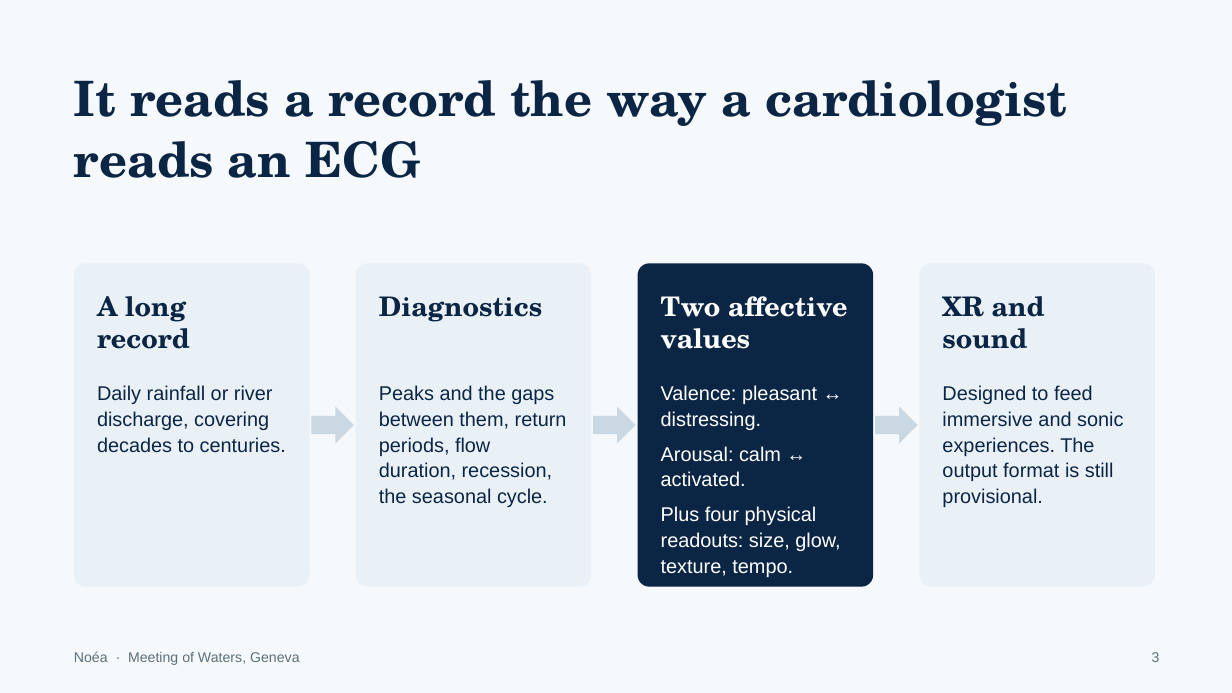
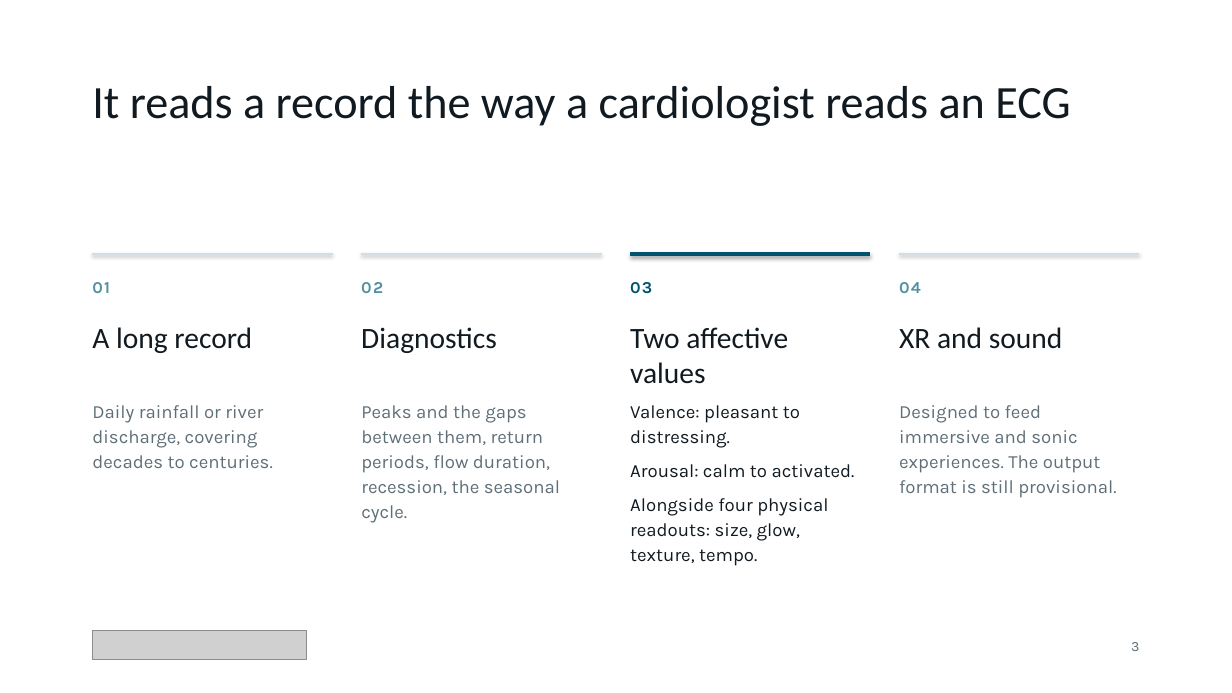
Before and after one commit to qintheory/noea, a slide deck: slide 3 of docs/noea-introduction.pptx. Drawn at 1232x693 pixels with LibreOffice and Linux fonts; fonts in the diff are those of the drawing; grey boxes stand for pictures. Boxes give left, top, right and bottom in pixels: in the first picture for what was removed or moved away, otherwise in the second. Text is boxed around its words. In the diff, an @@ line names an element or a change of style, - is before the commit and + after.

```diff
--- a/docs/noea-introduction.pptx
+++ b/docs/noea-introduction.pptx
@@ background #F6F9FB to #FFFFFF @@
@@ text "It reads a record the ...": place and size @@
-text "It reads a record the ..." at box(74, 80, 1067, 178)
+text "It reads a record the ..." at box(92, 86, 1070, 126)
@@ text "It reads a record the ..." at box(92, 86, 1070, 126): size 38 to 36 pt, font TeX Gyre Schola to Calibri, text colour #0B2545 to #111A20, bold off @@
@@ rounded rectangle removed at box(74, 263, 310, 587) @@
@@ line added from (92, 254) to (333, 254), #D3DDE2 1.25 pt @@
@@ rounded rectangle removed at box(356, 263, 592, 587) @@
@@ line added from (361, 254) to (602, 254), #D3DDE2 1.25 pt @@
@@ line added from (630, 254) to (871, 254), #00526F 3 pt @@
@@ rounded rectangle removed at box(638, 263, 873, 587) @@
@@ line added from (899, 254) to (1140, 254), #D3DDE2 1.25 pt @@
@@ rounded rectangle removed at box(920, 263, 1155, 587) @@
@@ text added at box(92, 282, 110, 293), 13 pt, text #5390A2, bold @@
+01
@@ text added at box(361, 282, 383, 293), 13 pt, text #5390A2, bold @@
+02
@@ text added at box(630, 282, 652, 294), 13 pt, text #00526F, bold @@
+03
@@ text added at box(899, 282, 921, 293), 13 pt, text #5390A2, bold @@
+04
@@ size 21 to 23 pt, font TeX Gyre Schola to Calibri, text colour #0B2545 to #111A20, bold off in 3 elements at box(361, 327, 497, 353), box(899, 327, 1063, 349), box(92, 327, 252, 353) @@
@@ text "A long record": place and size @@
-text "A long record" at box(97, 296, 190, 349)
+text "A long record" at box(92, 327, 252, 353)
@@ text "Diagnostics": place and size @@
-text "Diagnostics" at box(379, 296, 542, 322)
+text "Diagnostics" at box(361, 327, 497, 353)
@@ text "Two affective values": place and size @@
-text "Two affective values" at box(661, 296, 848, 349)
+text "Two affective values" at box(630, 327, 788, 384)
@@ text "Two affective values" at box(630, 327, 788, 384): size 21 to 23 pt, font TeX Gyre Schola to Calibri, text colour #FFFFFF to #111A20, bold off @@
@@ text "XR and sound": place and size @@
-text "XR and sound" at box(942, 296, 1045, 349)
+text "XR and sound" at box(899, 327, 1063, 349)
@@ text "Daily rainfall or river discharge, ...": place and size @@
-text "Daily rainfall or river discharge, ..." at box(97, 385, 286, 453)
+text "Daily rainfall or river discharge, ..." at box(92, 405, 273, 468)
@@ right arrow removed at box(311, 407, 354, 444) @@
@@ text "Peaks and the gaps between ...": place and size @@
-text "Peaks and the gaps between ..." at box(379, 385, 567, 507)
+text "Peaks and the gaps between ..." at box(361, 405, 560, 523)
@@ right arrow removed at box(593, 407, 636, 444) @@
@@ text at box(630, 405, 855, 566): text changed; size 15.5 to 14.5 pt; font Arial to Karla; text colour #FFFFFF to #111A20 @@
-Valence: pleasant ↔ distressing.
-Arousal: calm ↔ activated.
-Plus four physical readouts: size, glow, texture, tempo.
+Valence: pleasant to distressing.
+Arousal: calm to activated.
+Alongside four physical readouts: size, glow, texture, tempo.
@@ right arrow removed at box(875, 407, 918, 444) @@
@@ size 15.5 to 14.5 pt, font Arial to Karla, text colour #0B2545 to #5F6F78; line spacing 1.08 to 1.12 in 3 elements at box(361, 405, 560, 523), box(92, 405, 273, 468), box(899, 405, 1116, 498) @@
@@ text "Designed to feed immersive and ...": place and size @@
-text "Designed to feed immersive and ..." at box(942, 385, 1123, 507)
+text "Designed to feed immersive and ..." at box(899, 405, 1116, 498)
@@ text removed at box(74, 651, 300, 665) @@
-Noéa · Meeting of Waters, Geneva
@@ picture added at box(92, 630, 307, 660) @@
@@ text "3": place and size @@
-text "3" at box(1152, 652, 1160, 662)
+text "3" at box(1131, 642, 1139, 651)
@@ text "3" at box(1131, 642, 1139, 651): font Arial to Karla, text colour #5C6F7B to #5F6F78 @@
```
Also in this commit, not shown: 6 other slides changed, 2 other files.
